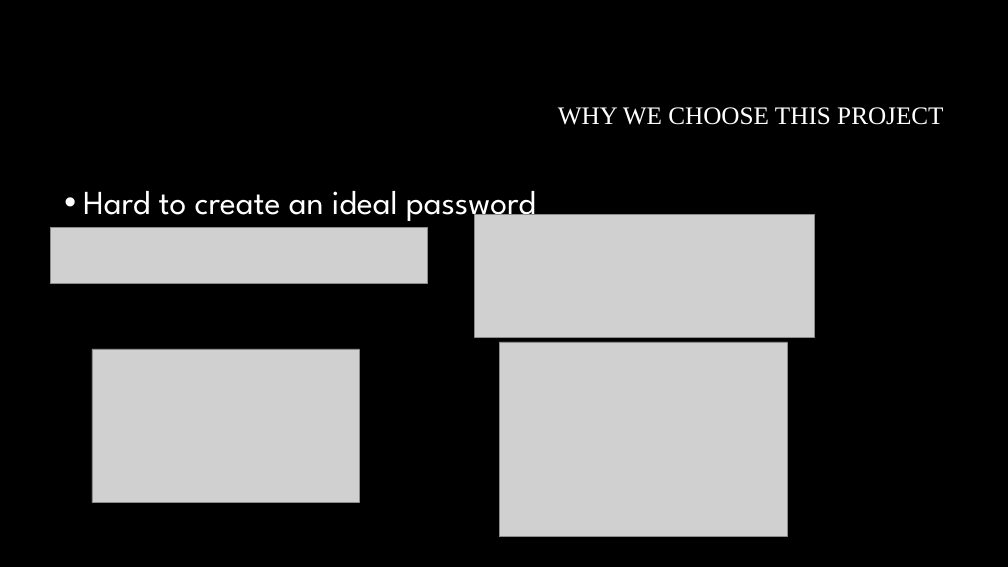
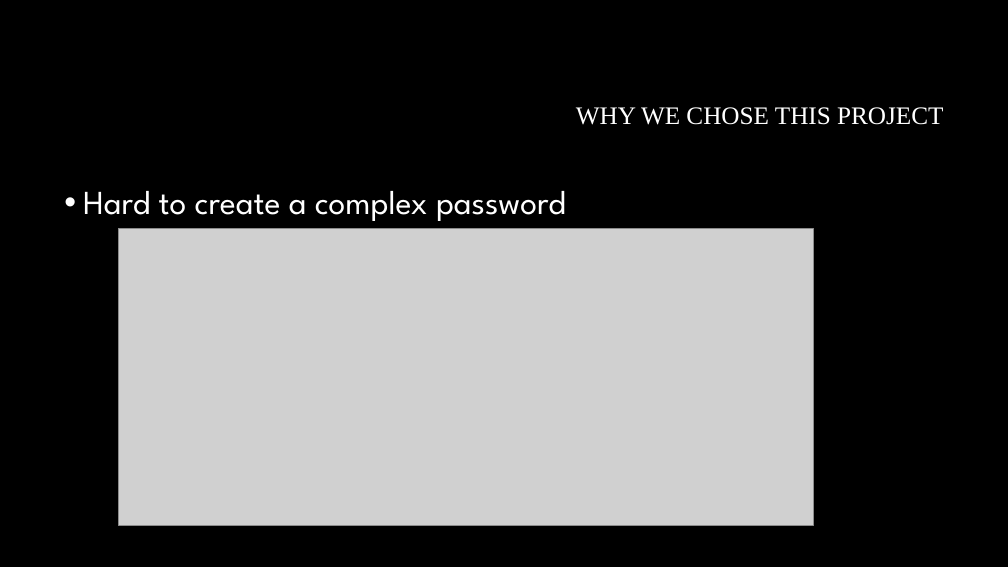
Before and after one commit to Steven-lei/Password-Generator, a slide deck: slide 5 of document/Presentation Password Generator.pptx (slide 4 before the commit). Drawn at 1008x567 pixels with LibreOffice and Linux fonts; fonts in the diff are those of the drawing; grey boxes stand for pictures; background and template pictures are left out. Boxes give left, top, right and bottom in pixels: in the first picture for what was removed or moved away, otherwise in the second. Text is boxed around its words. In the diff, an @@ line names an element or a change of style, - is before the commit and + after.

```diff
--- a/document/Presentation Password Generator.pptx
+++ b/document/Presentation Password Generator.pptx
@@ title at (x1=576, y1=107, x2=943, y2=125): text changed @@
-WHY WE CHOOSE THIS PROJECT
+WHY WE CHOSE THIS PROJECT
@@ text at (x1=83, y1=191, x2=566, y2=221): text changed @@
-• Hard to create an ideal password
+• Hard to create a complex password
@@ picture removed at (x1=50, y1=228, x2=427, y2=284) @@
@@ picture resized from (x1=500, y1=342, x2=787, y2=537) to (x1=118, y1=228, x2=814, y2=526) @@
@@ picture removed at (x1=475, y1=215, x2=815, y2=337) @@
@@ picture removed at (x1=92, y1=349, x2=359, y2=503) @@
```
Also in this commit, not shown: 7 other slides changed, 1 slide added, 1 other file.
